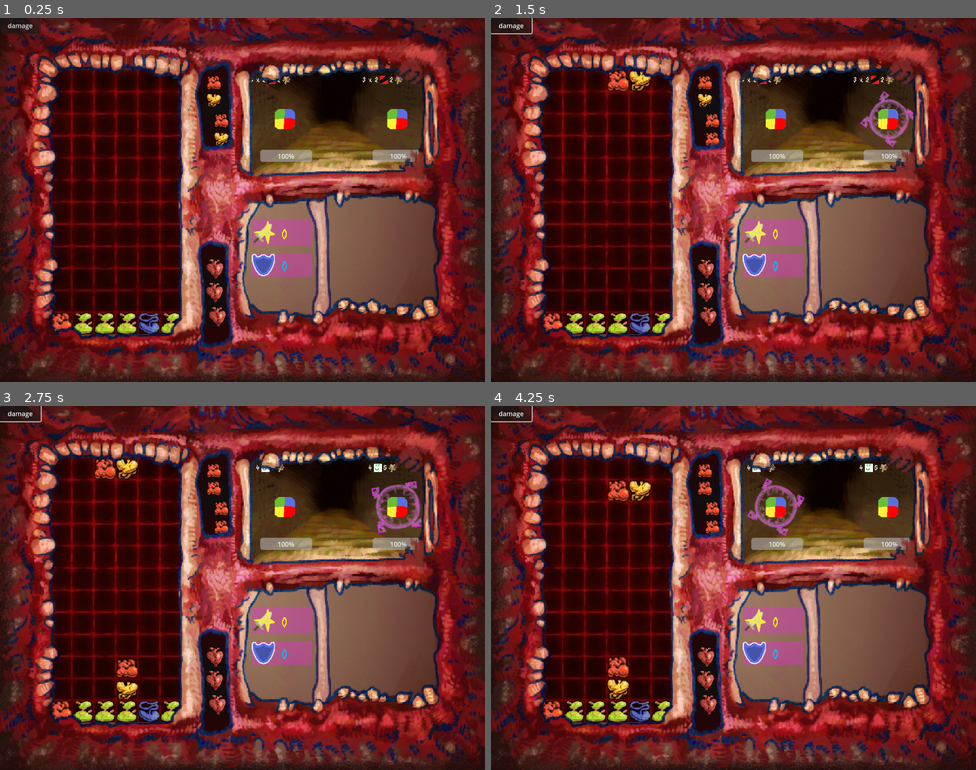
Above: before the commit, frames 1-4 (two rows, left to right).
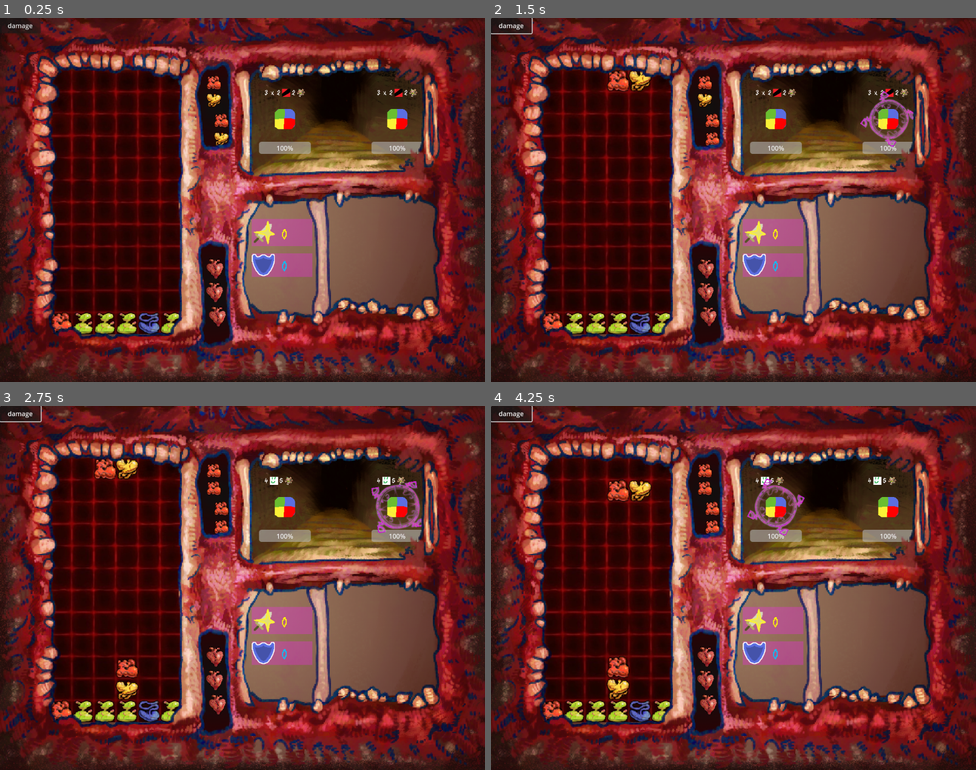
Above: after the commit, the same moments.

Repository: MarGamaDev/PuyoPuyoLike
Game: Godot game, scene res://Scenes/combat.tscn
Two runs of this game, one before a commit and one after it. Both use one fixed random seed, a clock stepped at 60 frames per second and the inputs below. The engine's default icon, where the game draws it, is replaced by a stand-in: a white triangle on a blue panel in a dark square.
Inputs (mouse positions are in pixels of both pictures, inside the frame that each line leads up to):
- Up to frame 1 (0.25 s): no input
- Up to frame 2 (1.5 s): click "damage" at 0.5 s; move the mouse to (840, 181) at 1.27 s; hold D (puyo_right) from 1.28 s (still down); tap 1 (TESTING_player_spawn) at 1.35 s
- Up to frame 3 (2.75 s): move the mouse to (145, 606) at 2.02 s; release D (puyo_right) at 2.03 s; hold S (puyo_down) from 2.03 s (still down); tap J (puyo_rotate) at 2.1 s
- Up to frame 4 (4.25 s): move the mouse to (782, 507) at 2.77 s; release S (puyo_down) at 2.78 s; hold D (puyo_right) from 2.78 s (still down); tap Shift (switch_target) at 2.85 s; move the mouse to (709, 660) at 3.52 s; tap 1 (TESTING_player_spawn) at 3.6 s

The runs differ from the first frame. In frame 1, 1.2% of the frame differs, in the area x 51-87%, y 15-40%; in frame 2, 1.2%; in frame 3, 1.2%; in frame 4, 1.2%.

Commit message:
fixes visibility of enemy intent

Diff:
--- a/Scenes/Combat/Enemy/enemy.tscn
+++ b/Scenes/Combat/Enemy/enemy.tscn
@@ -117,14 +117,14 @@
 texture = ExtResource("2_afpow")
 
 [node name="Healthbar" type="ProgressBar" parent="."]
-offset_left = -61.0
-offset_top = 76.0
-offset_right = 67.0
-offset_bottom = 106.0
+offset_left = -64.0
+offset_top = 56.0
+offset_right = 64.0
+offset_bottom = 86.0
 value = 100.0
 
 [node name="Intent" parent="." instance=ExtResource("7_rvs3k")]
-position = Vector2(-36, -97)
+position = Vector2(0, -65)
 
 [node name="Selector" type="Sprite2D" parent="."]
 visible = false
--- a/Scenes/Combat/Enemy/intent.tscn
+++ b/Scenes/Combat/Enemy/intent.tscn
@@ -12,6 +12,10 @@
 anchors_preset = 15
 anchor_right = 1.0
 anchor_bottom = 1.0
+offset_left = -50.0
+offset_top = -10.0
+offset_right = 1850.0
+offset_bottom = 10.0
 grow_horizontal = 2
 grow_vertical = 2
 size_flags_horizontal = 3
@@ -37,7 +41,6 @@
 metadata/_edit_group_ = true
 
 [node name="ClockSprite" type="TextureRect" parent="Container"]
-z_index = -1
 layout_mode = 2
 texture = ExtResource("3_71p68")
 expand_mode = 2
